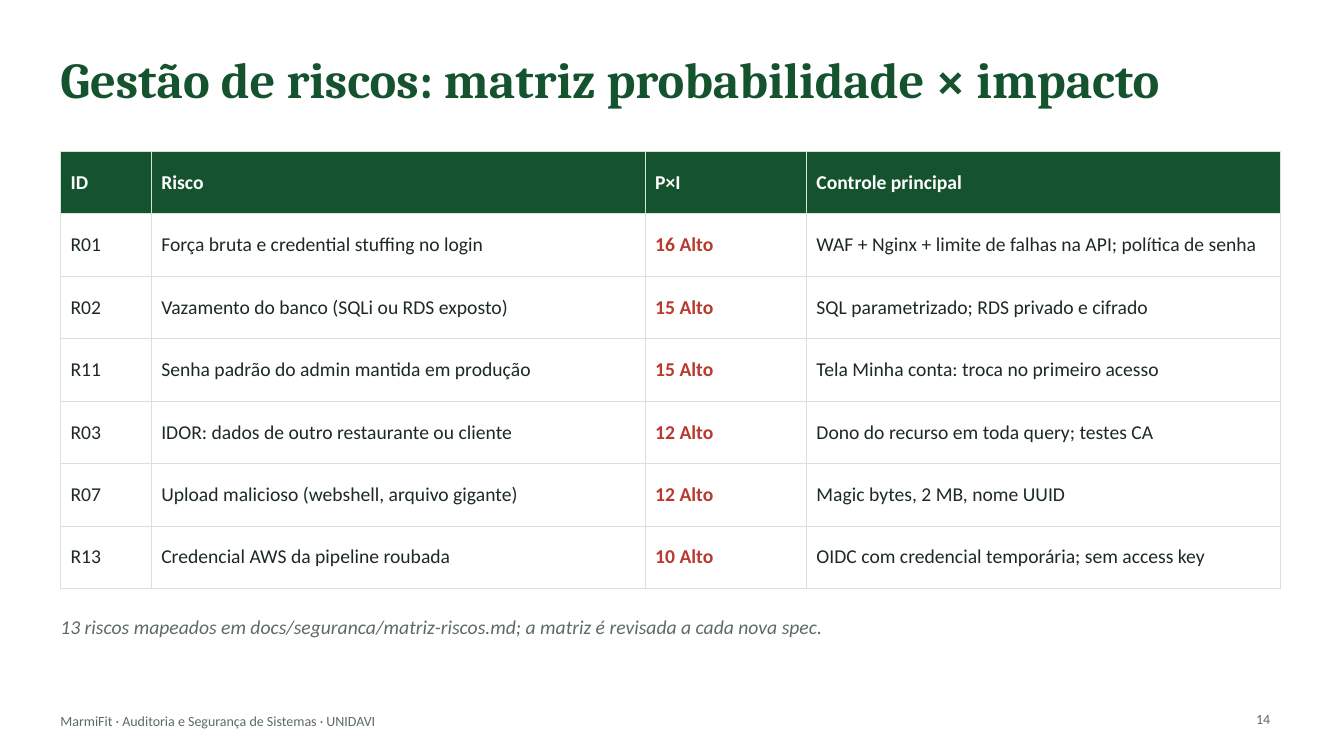
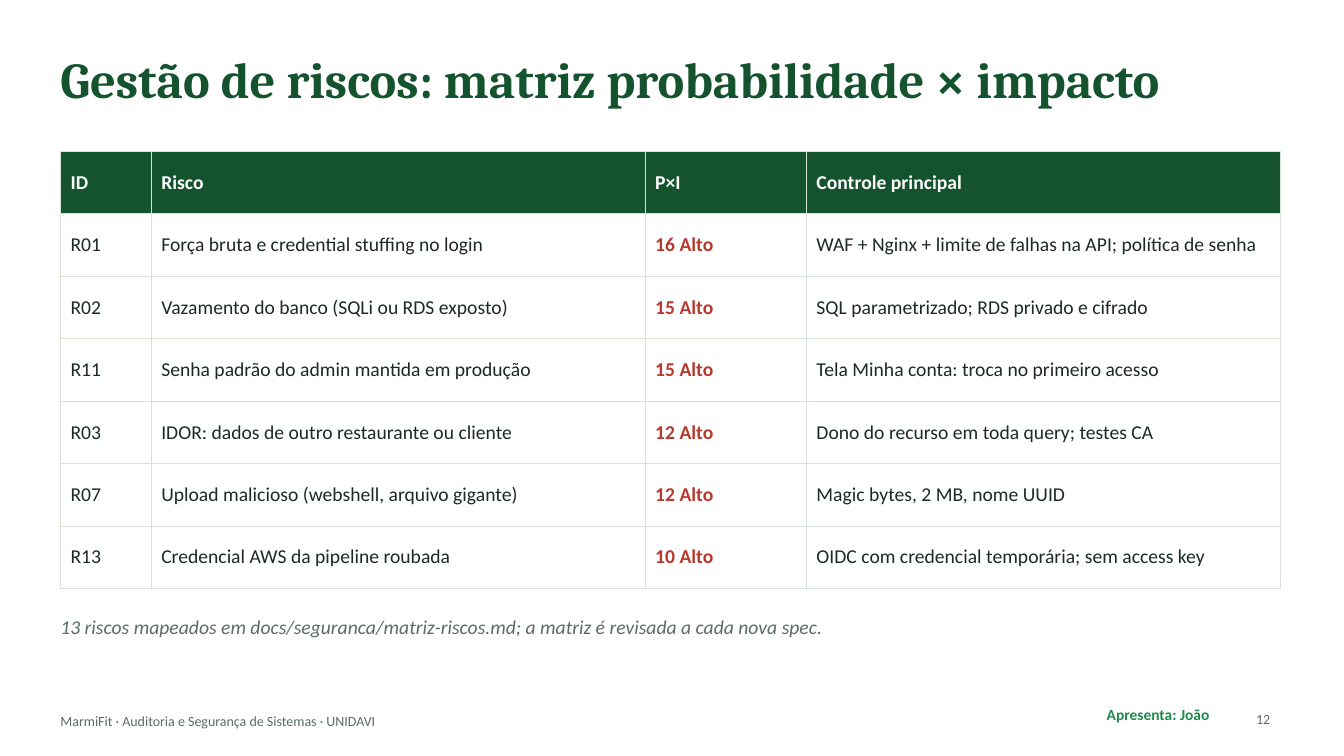
Before and after one commit to 1GustavoBorgonha1/aplicacao_tb_fnl_si, a slide deck: slide 12 of docs/apresentacao/MarmiFit-apresentacao.pptx (slide 14 before the commit). Drawn at 1344x756 pixels with LibreOffice and Linux fonts; fonts in the diff are those of the drawing. Boxes give left, top, right and bottom in pixels: in the first picture for what was removed or moved away, otherwise in the second. Text is boxed around its words. In the diff, an @@ line names an element or a change of style, - is before the commit and + after.

```diff
--- a/docs/apresentacao/MarmiFit-apresentacao.pptx
+++ b/docs/apresentacao/MarmiFit-apresentacao.pptx
@@ text added at bbox=[1107, 709, 1209, 723], 11 pt, text #1F8A4C, bold @@
+Apresenta: João
@@ page number at bbox=[1256, 715, 1270, 724]: text changed @@
-14
+12
```
Also in this commit, not shown: 16 other slides changed, 8 slides added.
